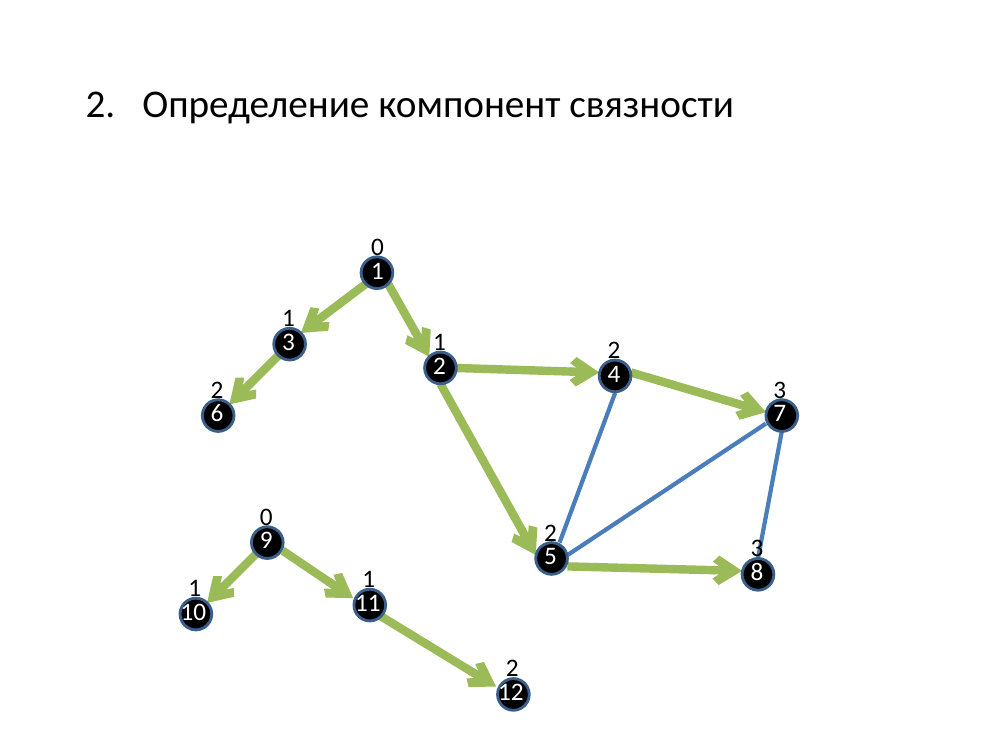
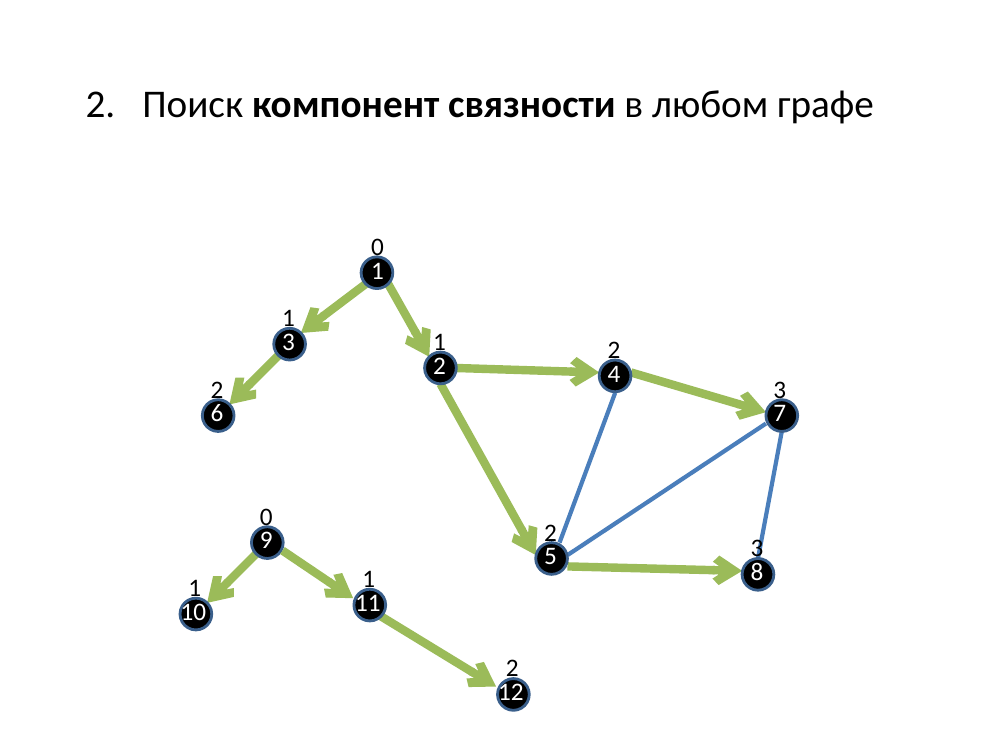
Before and after one commit to SteinbergOB/ANG, a slide deck: slide 16 of Презентации/Лекция 1.pptx (slide 15 before the commit). Drawn at 1008x756 pixels with LibreOffice and Linux fonts; fonts in the diff are those of the drawing. Boxes give left, top, right and bottom in pixels: in the first picture for what was removed or moved away, otherwise in the second. Text is boxed around its words. In the diff, an @@ line names an element or a change of style, - is before the commit and + after.

```diff
--- a/Презентации/Лекция 1.pptx
+++ b/Презентации/Лекция 1.pptx
@@ text at (x1=142, y1=90, x2=874, y2=124): text changed; bold on @@
-2. Определение компонент связности
+2. Поиск компонент связности в любом графе
```
Also in this commit, not shown: 10 other slides changed, 20 slides added, 2 slides removed, 3 other files.
